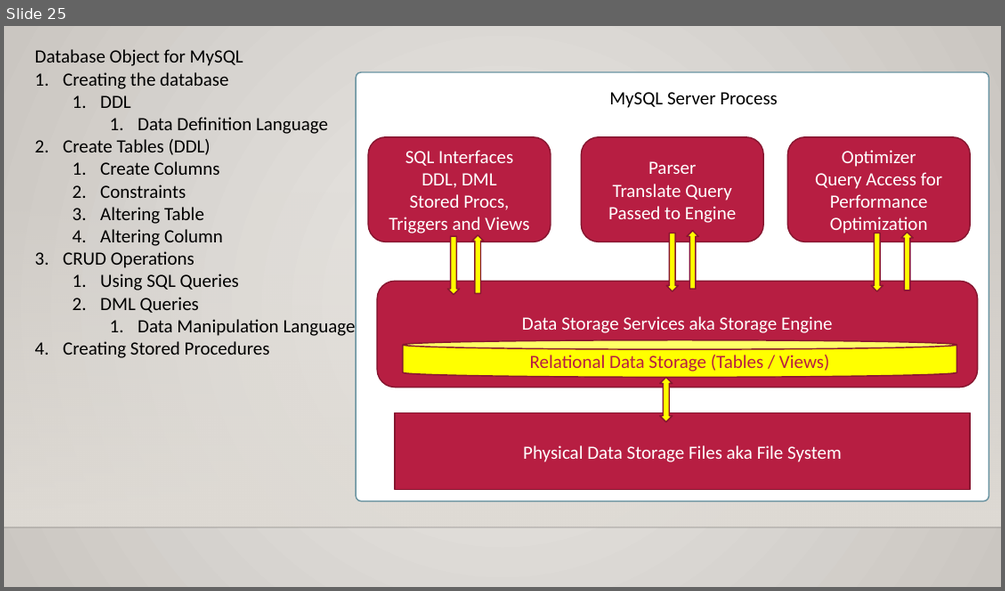
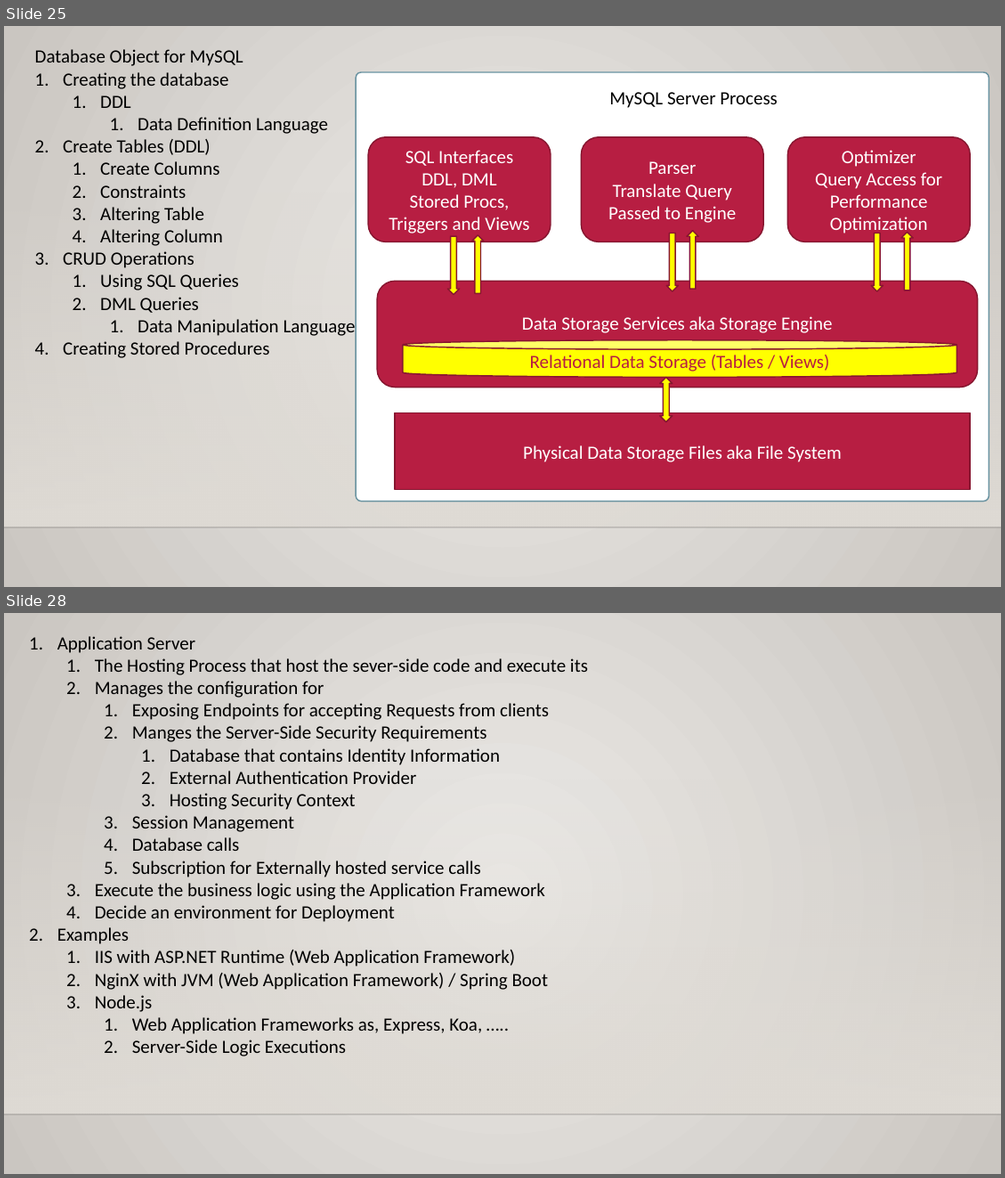
Before and after one commit to maheshsabnis/blazejan2021, a slide deck: Training_Notes_PPTs.pptx. Shown one above the other, each under a label of ours: slide 25 before the commit, slides 25 and 28 after it; the slides between them are not shown. The pictures are 1005x591 and 1005x1178 pixels, drawn with LibreOffice and Linux fonts; fonts in the diff are those of the drawing; background and template pictures are left out. Boxes give left, top, right and bottom in pixels: in the first picture for what was removed or moved away, otherwise in the second. Text is boxed around its words. In the diff, an @@ line names an element or a change of style, - is before the commit and + after.

Commit message:
Node Day1

```diff
--- a/Training_Notes_PPTs.pptx
+++ b/Training_Notes_PPTs.pptx
@@ slide 28 added at (4, 613, 1001, 1174), background gradient #ECEAE7 to #CAC7C1; not listed: 2 template elements that a slide beside it also shows @@
@@ text added at (57, 636, 588, 1056), 18 pt, text #000000 @@
+1. Application Server
+  1. The Hosting Process that host the sever-side code and execute its
+  2. Manages the configuration for
+    1. Exposing Endpoints for accepting Requests from clients
+    2. Manges the Server-Side Security Requirements
+      1. Database that contains Identity Information
+      2. External Authentication Provider
+      3. Hosting Security Context
+    3. Session Management
+    4. Database calls
+    5. Subscription for Externally hosted service calls
+  3. Execute the business logic using the Application Framework
+  4. Decide an environment for Deployment
+2. Examples
+  1. IIS with ASP.NET Runtime (Web Application Framework)
+  2. NginX with JVM (Web Application Framework) / Spring Boot
+  3. Node.js
+    1. Web Application Frameworks as, Express, Koa, …..
+    2. Server-Side Logic Executions
```
Also in this commit, not shown: 1 slide changed, 6 other slides added, 7 other files.
